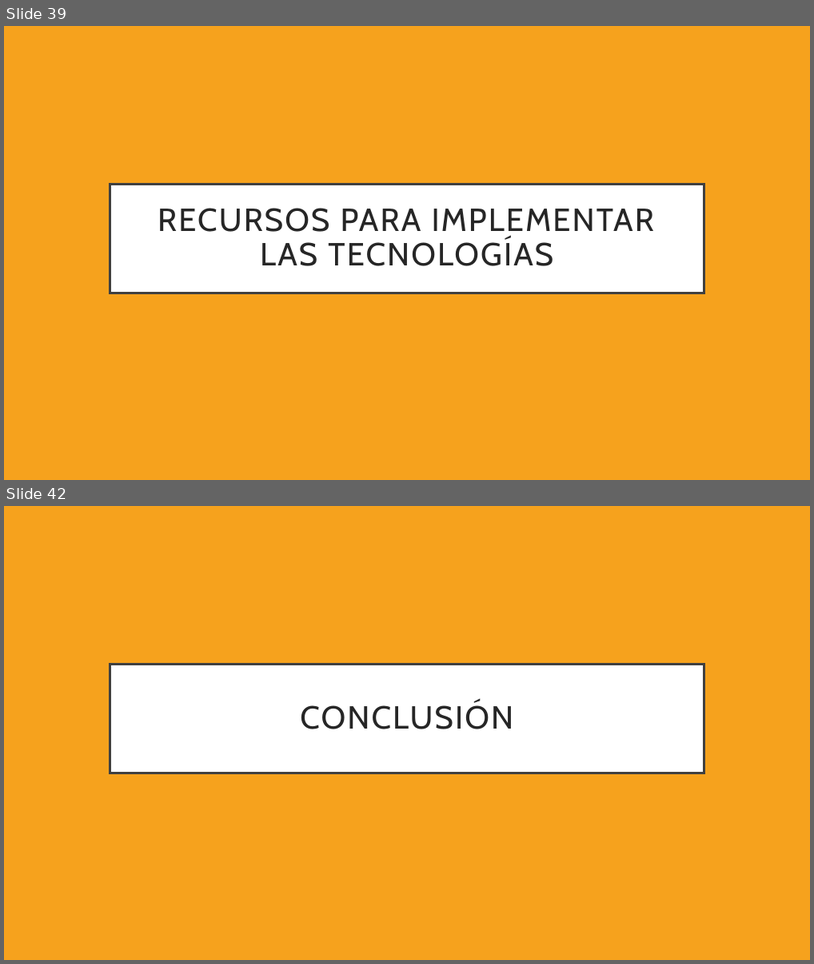
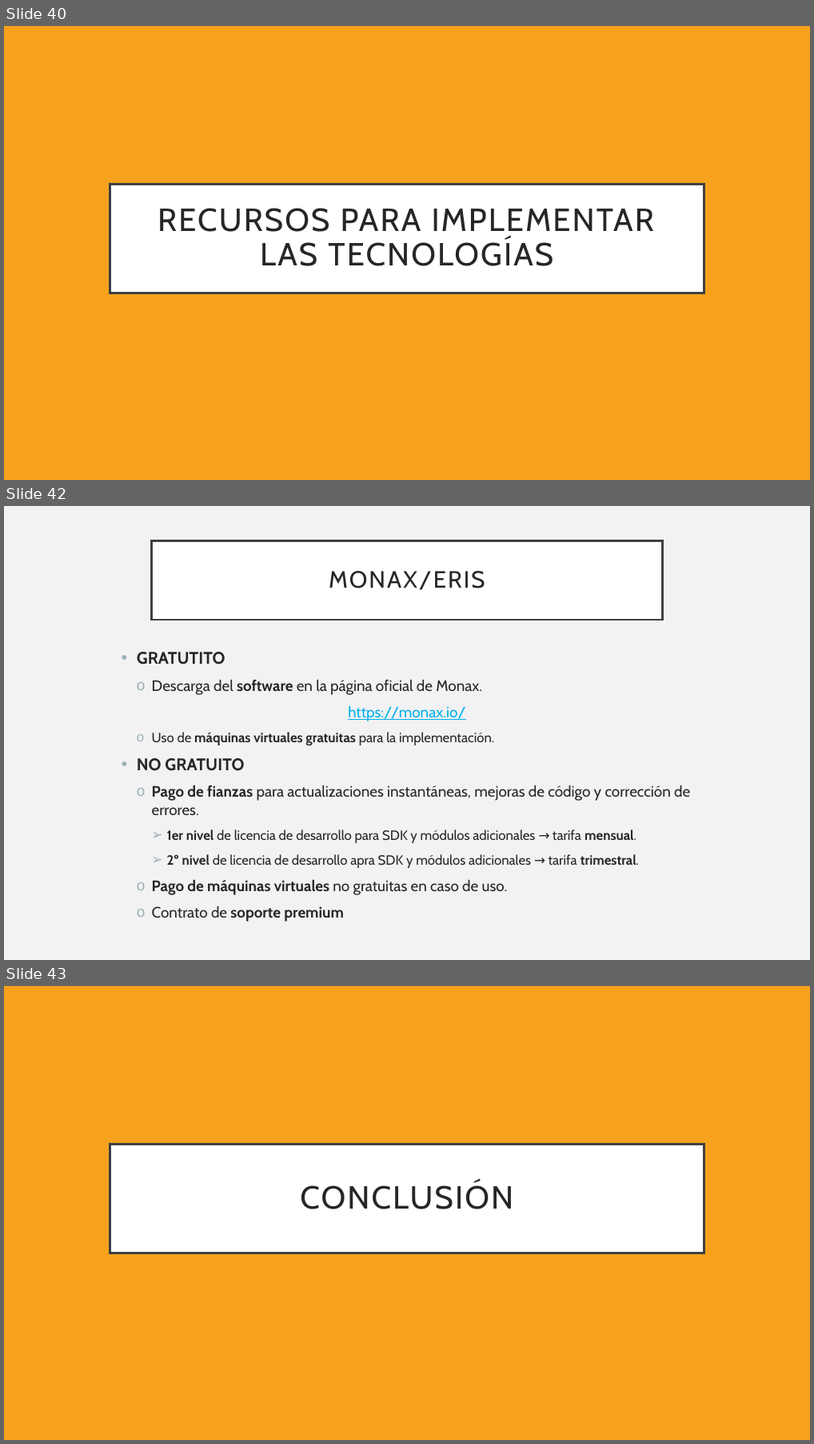
Before and after one commit to alex7dm/DTE_T1_OpenSourceBlockchain, a slide deck: OPEN SOURCE BLOCKCHAIN.pptx. Shown one above the other, each under a label of ours: slides 39 and 42 before the commit, slides 40, 42 and 43 after it; the slides between them are not shown. The pictures are 814x964 and 814x1444 pixels, drawn with LibreOffice and Linux fonts; fonts in the diff are those of the drawing. Boxes give left, top, right and bottom in pixels: in the first picture for what was removed or moved away, otherwise in the second. Text is boxed around its words. In the diff, an @@ line names an element or a change of style, - is before the commit and + after.

```diff
--- a/OPEN SOURCE BLOCKCHAIN.pptx
+++ b/OPEN SOURCE BLOCKCHAIN.pptx
@@ slide 42 added at (4,506,810,960), background #F2F2F2 @@
@@ rectangle added at (152,541,662,620), fill #FFFFFF, outline #404040 2.5 pt, 28 pt, text #262626 @@
+MONAX/ERIS
@@ text added at (137,652,690,921), 18 pt, text #262626 @@
+• GRATUTITO
+  o Descarga del software en la página oficial de Monax.
+https://monax.io/
+  o Uso de máquinas virtuales gratuitas para la implementación.
+• NO GRATUITO
+  o Pago de fianzas para actualizaciones instantáneas, mejoras de código y corrección de errores.
+    ➢ 1er nivel de licencia de desarrollo para SDK y módulos adicionales → tarifa mensual.
+    ➢ 2º nivel de licencia de desarrollo apra SDK y módulos adicionales → tarifa trimestral.
+  o Pago de máquinas virtuales no gratuitas en caso de uso.
+  o Contrato de soporte premium
@@ what was slide 39 is now slide 40 @@
@@ what was slide 42 is now slide 43 @@
```
Also in this commit, not shown: 2 slides changed, 4 other slides added, 4 slides removed.
